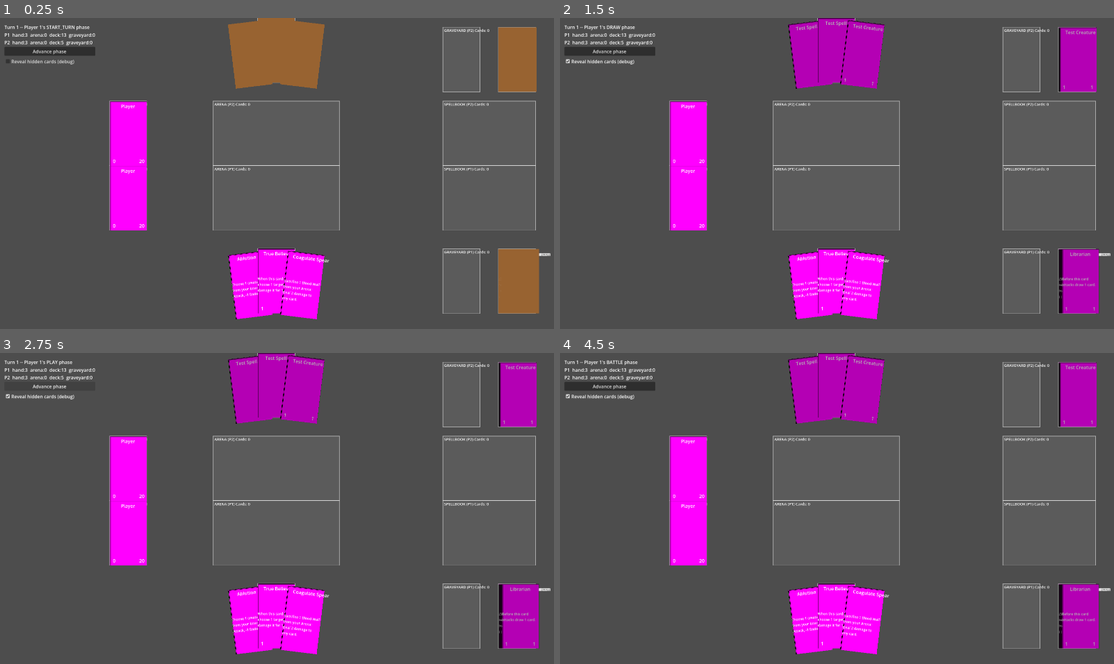
Above: before the commit, frames 1-4 (two rows, left to right).
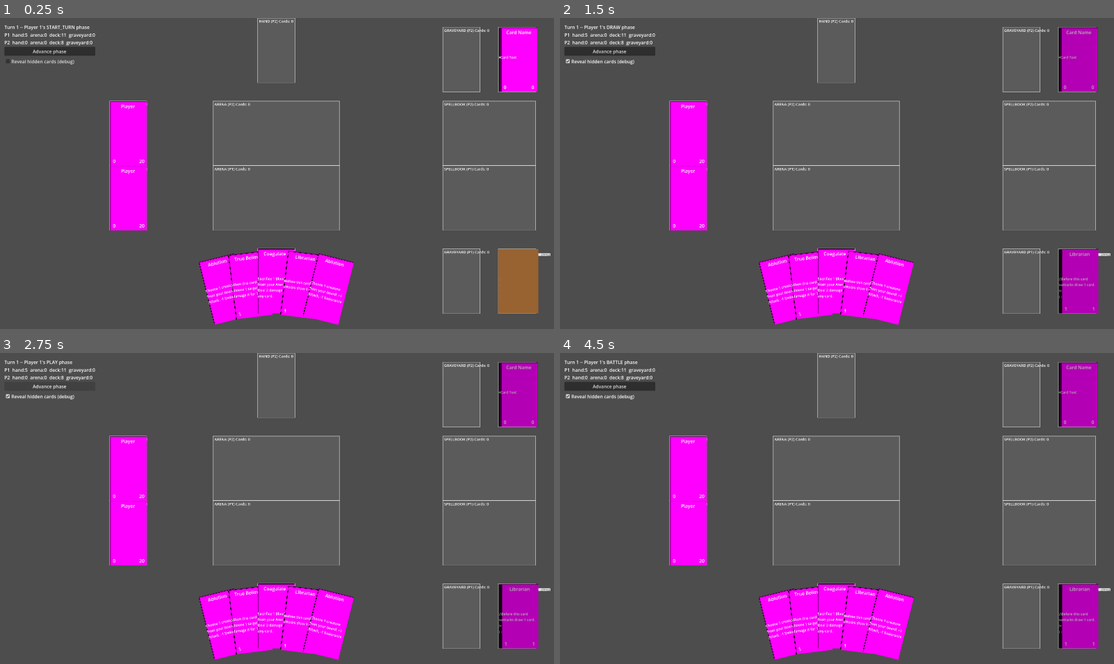
Above: after the commit, the same moments.

Repository: KT0mi/KT0mi_Card_Game_Godot
Game: Godot game, scene res://Scenes/TestScene.tscn
Two runs of this game, one before a commit and one after it. Both use one fixed random seed, a clock stepped at 60 frames per second and the inputs below.
Inputs:
- Up to frame 1 (0.25 s): no input
- Up to frame 2 (1.5 s): click "Advance phase" at 0.5 s; click "Reveal hidden cards (debug)" at 1.25 s
- Up to frame 3 (2.75 s): click "Advance phase" at 2 s
- Up to frame 4 (4.5 s): click "Reveal hidden cards (debug)" at 2.75 s; click "Advance phase" at 3.5 s; click "Reveal hidden cards (debug)" at 4.25 s

The runs differ from the first frame. In frame 1, 7.4% of the frame differs, in the area x 4-98%, y 0-99%; in frame 2, 6.2%; in frame 3, 6.2%; in frame 4, 6.2%.
Error after the commit: Invalid access to property or key 'card_name' on a base object of type 'Nil'. (res://Scripts/SceneScripts/card.gd:56)

Commit message:
Fixed missing parameters on choice requests

Diff:
--- a/Cards/BloodEmpire/coagulate_spear.gd
+++ b/Cards/BloodEmpire/coagulate_spear.gd
@@ -21,7 +21,8 @@
 		"Choose 1 Blood Wall from your Arena to sacrifice.",
 		candidates,
 		1,
-		1)
+		1,
+		card.owner)
 
 	var sacrifice := response[0] as CardInstance
 	if sacrifice == null:
@@ -38,7 +39,8 @@
 		"Choose 1 card to deal 2 damage to.",
 		target_candidates,
 		1,
-		1)
+		1,
+		card.owner)
 
 	var target := responseB[0] as CardInstance
 	if target == null:
--- a/Cards/BloodEmpire/true_believer.gd
+++ b/Cards/BloodEmpire/true_believer.gd
@@ -11,7 +11,18 @@
 func _build_abilities() -> Array[Ability]:
 	return [Ability.new(Events.KILL_REQUEST,
 	func(card, event) -> void:
-		GameActions.draw_cards(card.owner, 1)
+		var result := await ChoiceManager.request(
+			"Choose a target and damage it for 1.",
+			GameState.all_cards_in_target_areas(),
+			1,
+			1,
+			card.owner
+		)
+		var target := result[0] as CardInstance
+		if target == null:
+			push_warning("true_believer: Ability: Wrong type for 'target' variable.")
+			return
+		DamagePipeline.apply_damage(target, 1)
 	,
 	func(card, event) -> bool: return event.card == card
 	)]
--- a/Decks/EnemyDeck.tres
+++ b/Decks/EnemyDeck.tres
@@ -4,4 +4,6 @@
 
 [resource]
 script = ExtResource("1_73rbb")
+deck_name = "Enemy Deck"
+card_ids = Array[StringName]([&"kill_spell", &"kill_spell", &"kill_spell", &"kill_spell", &"kill_spell", &"kill_spell", &"kill_spell", &"kill_spell"])
 metadata/_custom_type_script = "uid://byj4jqh3sw4qv"
--- a/Scenes/TestScene.tscn
+++ b/Scenes/TestScene.tscn
@@ -4,11 +4,13 @@
 [ext_resource type="PackedScene" uid="uid://iixj5wm8e782" path="res://Scenes/CardHolder.tscn" id="2_8k7wh"]
 [ext_resource type="Resource" uid="uid://r1rcvqgiis1d" path="res://Decks/PlayerDeck.tres" id="2_iufkg"]
 [ext_resource type="PackedScene" uid="uid://dlbv0s30abxbh" path="res://Scenes/ArenaHolder.tscn" id="3_8k7wh"]
+[ext_resource type="Resource" uid="uid://dbtyt0exy2emn" path="res://Decks/EnemyDeck.tres" id="3_qsjrb"]
 [ext_resource type="PackedScene" uid="uid://qr031myx78re" path="res://Scenes/SpellbookHolder.tscn" id="5_0f5h7"]
 
 [node name="TestScene" type="Node2D" unique_id=1688716480]
 script = ExtResource("1_5lt6y")
 player_one_deck = ExtResource("2_iufkg")
+player_two_deck = ExtResource("3_qsjrb")
 
 [node name="P1Deck" parent="." unique_id=2121250337 instance=ExtResource("2_8k7wh")]
 position = Vector2(1792, 912)
--- a/Scripts/GameObjectClasses/Player.gd
+++ b/Scripts/GameObjectClasses/Player.gd
@@ -26,7 +26,7 @@
 
 func all_cards() -> Array[CardInstance]:
 	var result: Array[CardInstance] = []
-	result.append_array(hand)
+	#result.append_array(hand)
 	result.append_array(arena)
 	result.append_array(graveyard)
 	result.append_array(player_zone)
--- a/Scripts/GameState.gd
+++ b/Scripts/GameState.gd
@@ -35,6 +35,14 @@
 	result.append_array(player_two.all_cards())
 	return result
 
+func all_cards_in_target_areas() -> Array[CardInstance]:
+	var result: Array[CardInstance] = []
+	result.append_array(player_one.arena)
+	result.append_array(player_one.player_zone)
+	result.append_array(player_two.arena)
+	result.append_array(player_two.player_zone)
+	return result
+
 func is_ability_active(card: CardInstance, ability: Ability) -> bool:
 	if card.current_zone == Zone.Type.GRAVEYARD:
 		return ability.active_in_graveyard
--- a/Scripts/RulesEngine.gd
+++ b/Scripts/RulesEngine.gd
@@ -27,7 +27,7 @@
 				player.deck.erase(card)
 				player.hand.append(card)
 				card.current_zone = Zone.Type.HAND
-		GameActions.draw_cards(player, 3)
+		GameActions.draw_cards(player, 5)
 
 	#var face_card := CardInstance.new(CardDatabase.get_definition(&"player_face"), player)
 	#await ZoneManager.move_to(face_card, Zone.Type.PLAYER, ZoneChangeEvent.Reason.MANUAL)
--- a/Scripts/SceneScripts/CardViewManager.gd
+++ b/Scripts/SceneScripts/CardViewManager.gd
@@ -10,6 +10,7 @@
 func _ready() -> void:
 	ZoneManager.card_zone_changed.connect(_on_zone_changed)
 	DamagePipeline.change_card_endurance.connect(_refresh_card_visuals)
+	CardMutationPipeline.card_stats_changed.connect(_refresh_card_visuals)
 
 #Called by CardHolder._ready()
 func register_holder(holder: CardHolder) -> void:
